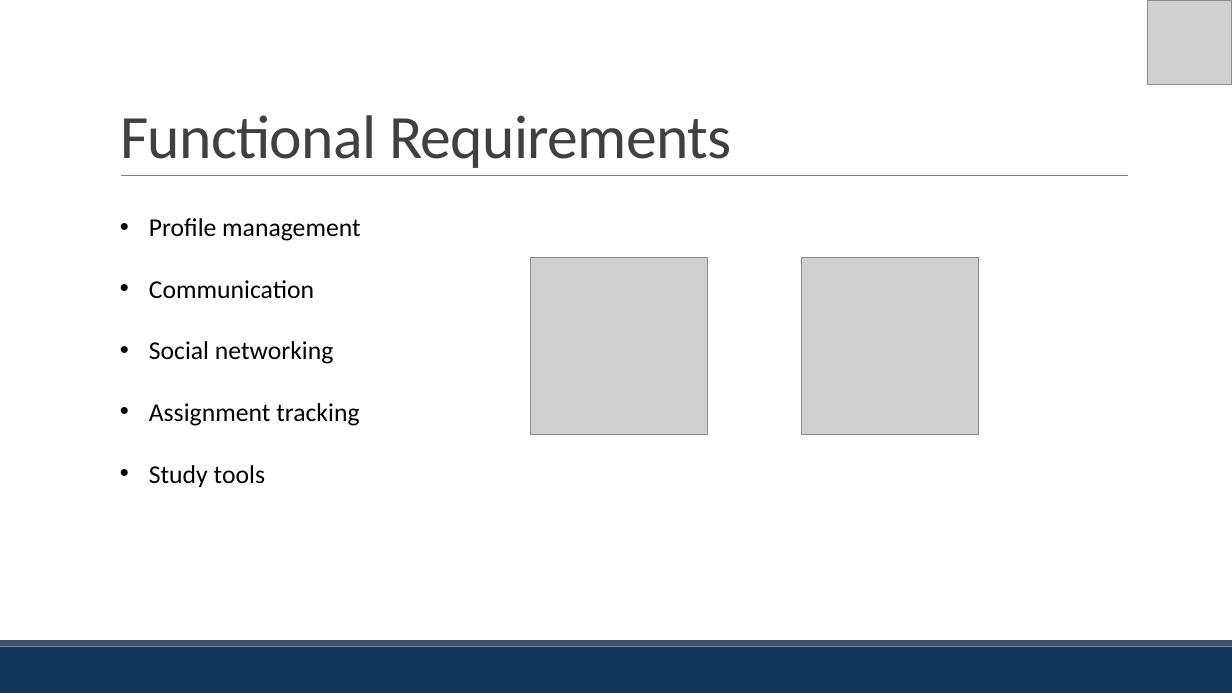
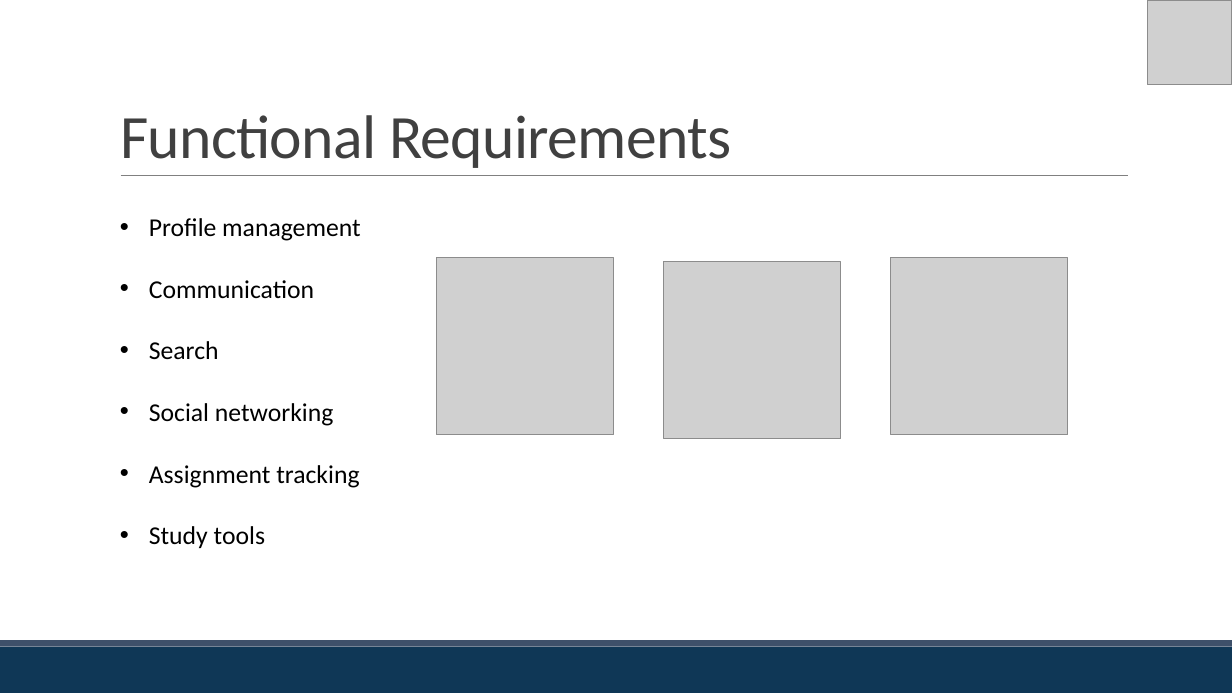
Before and after one commit to hudcho/Studious, a slide deck: slide 9 of ASGMNT3/JHET_Innovations-Assignment3-SRS-Presentation.pptx. Drawn at 1232x693 pixels with LibreOffice and Linux fonts; fonts in the diff are those of the drawing; grey boxes stand for pictures. Boxes give left, top, right and bottom in pixels: in the first picture for what was removed or moved away, otherwise in the second. Text is boxed around its words. In the diff, an @@ line names an element or a change of style, - is before the commit and + after.

```diff
--- a/ASGMNT3/JHET_Innovations-Assignment3-SRS-Presentation.pptx
+++ b/ASGMNT3/JHET_Innovations-Assignment3-SRS-Presentation.pptx
@@ picture: place and size @@
-picture at [531,258,708,435]
+picture at [436,258,614,435]
@@ picture added at [664,262,841,439] @@
@@ picture: place and size @@
-picture at [802,258,980,435]
+picture at [891,258,1068,435]
@@ text at [149,341,219,359]: paragraph added @@
+• Search
```
Also in this commit, not shown: 1 other slide changed, 1 other file.
